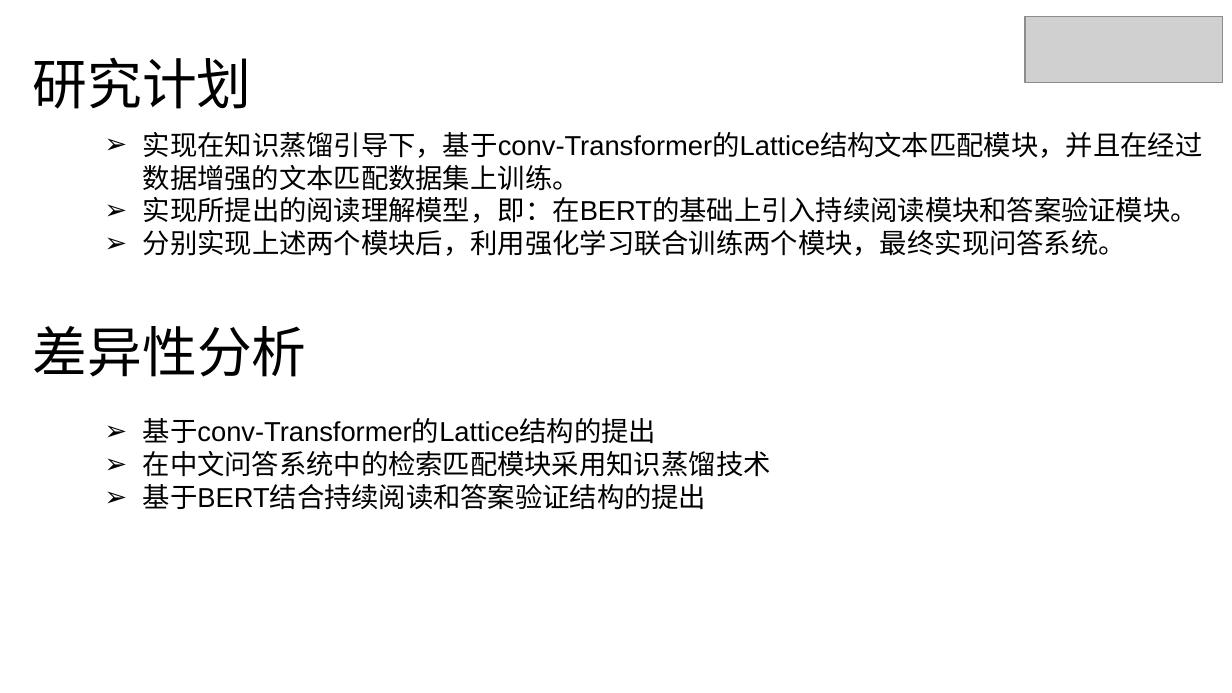
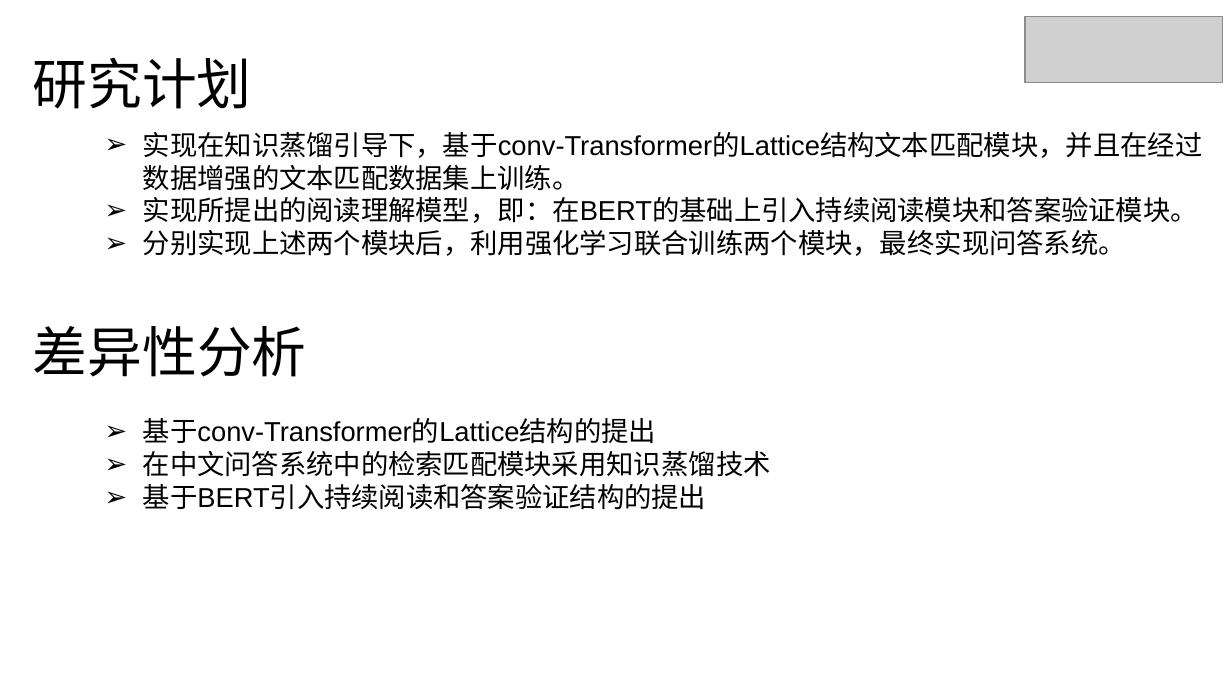
Before and after one commit to xhsun1997/ChineseMRC, a slide deck: slide 21 of 孙相会.pptx (slide 26 before the commit). Drawn at 1232x693 pixels with LibreOffice and Linux fonts; fonts in the diff are those of the drawing; grey boxes stand for pictures. Boxes give left, top, right and bottom in pixels: in the first picture for what was removed or moved away, otherwise in the second. Text is boxed around its words. In the diff, an @@ line names an element or a change of style, - is before the commit and + after.

```diff
--- a/孙相会.pptx
+++ b/孙相会.pptx
@@ text at <box>143,484,706,510</box>: text changed @@
-➢ 基于BERT结合持续阅读和答案验证结构的提出
+➢ 基于BERT引入持续阅读和答案验证结构的提出
```
Also in this commit, not shown: 7 other slides changed, 1 slide added, 6 slides removed.
